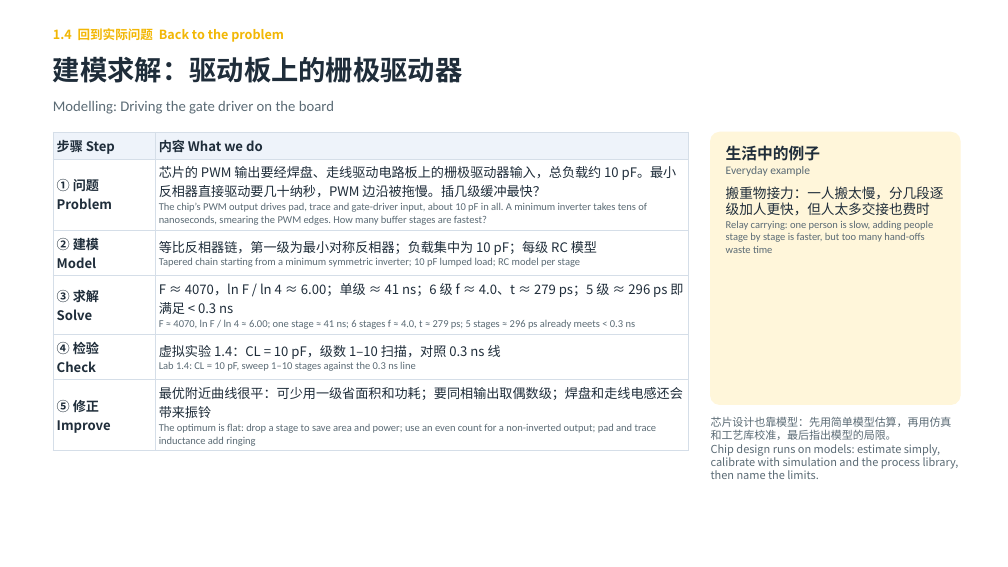
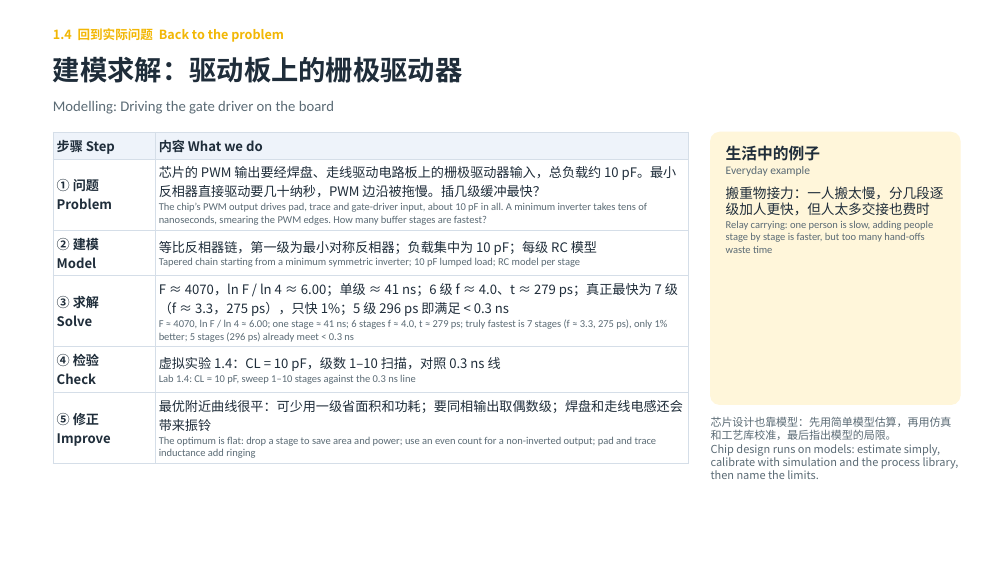
Before and after one commit to eddiezgq/WenQuest, a slide deck: slide 22 of samples/数字集成电路设计/课程资料/第1章 CMOS反相器/第一章课件.pptx. Drawn at 1008x567 pixels with LibreOffice and Linux fonts; fonts in the diff are those of the drawing. Boxes give left, top, right and bottom in pixels: in the first picture for what was removed or moved away, otherwise in the second. Text is boxed around its words. In the diff, an @@ line names an element or a change of style, - is before the commit and + after.

```diff
--- a/samples/数字集成电路设计/课程资料/第1章 CMOS反相器/第一章课件.pptx
+++ b/samples/数字集成电路设计/课程资料/第1章 CMOS反相器/第一章课件.pptx
@@ table at (53,132,688,462) @@
-row 4, column 2: F ≈ 4070，ln F / ln 4 ≈ 6.00；单级 ≈ 41 ns；6 级 f ≈ 4.0、t ≈ 279 ps；5 级 ≈ 296 ps 即满足 < 0.3 ns / F ≈ 4070, ln F / ln 4 ≈ 6.00; one stage ≈ 41 ns; 6 stages f ≈ 4.0, t ≈ 279 ps; 5 stages ≈ 296 ps already meets < 0.3 ns
+row 4, column 2: F ≈ 4070，ln F / ln 4 ≈ 6.00；单级 ≈ 41 ns；6 级 f ≈ 4.0、t ≈ 279 ps；真正最快为 7 级（f ≈ 3.3，275 ps），只快 1%；5 级 296 ps 即满足 < 0.3 ns / F ≈ 4070, ln F / ln 4 ≈ 6.00; one stage ≈ 41 ns; 6 stages f ≈ 4.0, t ≈ 279 ps; truly fastest is 7 stages (f ≈ 3.3, 275 ps), only 1% better; 5 stages (296 ps) already meet < 0.3 ns
```
Also in this commit, not shown: 7 other slides changed, 32 other files.
